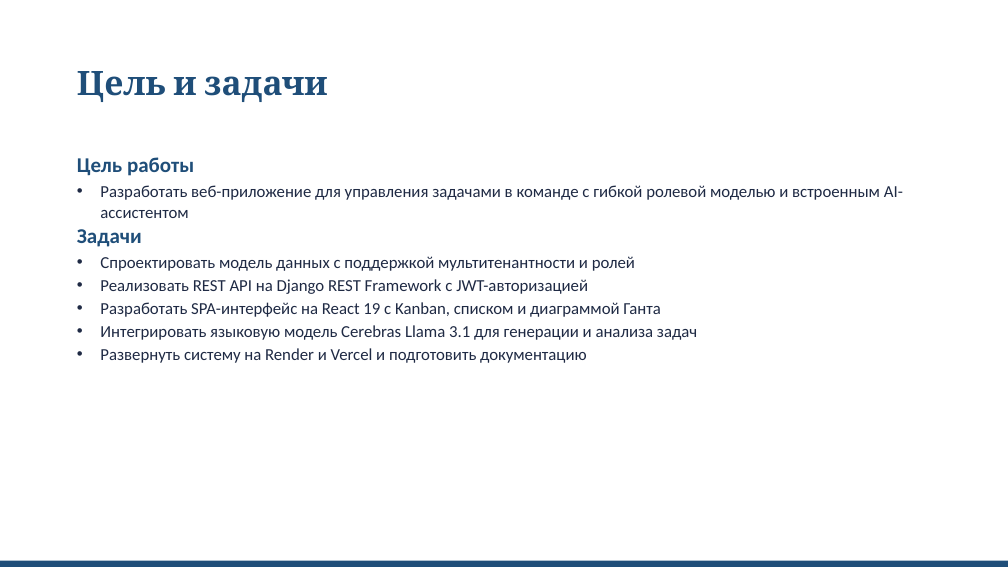
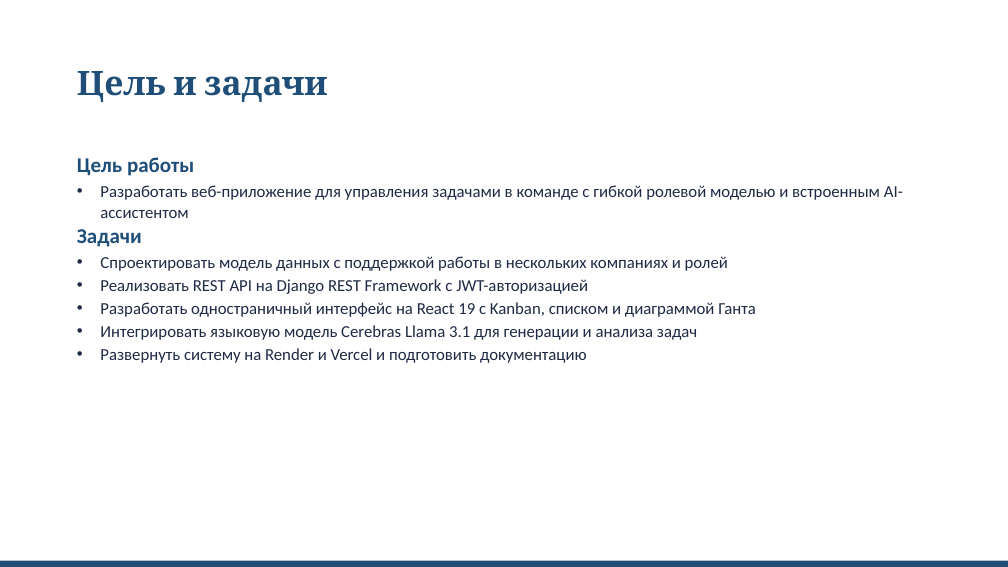
Before and after one commit to dizzy-166/Task-Scheduler, a slide deck: slide 3 of Documentation/Поток_Презентация.pptx. Drawn at 1008x567 pixels with LibreOffice and Linux fonts; fonts in the diff are those of the drawing. Boxes give left, top, right and bottom in pixels: in the first picture for what was removed or moved away, otherwise in the second. Text is boxed around its words. In the diff, an @@ line names an element or a change of style, - is before the commit and + after.

```diff
--- a/Documentation/Поток_Презентация.pptx
+++ b/Documentation/Поток_Презентация.pptx
@@ text at (100, 256, 728, 271): text changed @@
-• Спроектировать модель данных с поддержкой мультитенантности и ролей
+• Спроектировать модель данных с поддержкой работы в нескольких компаниях и ролей
@@ text at (100, 302, 756, 317): text changed @@
-• Разработать SPA-интерфейс на React 19 с Kanban, списком и диаграммой Ганта
+• Разработать одностраничный интерфейс на React 19 с Kanban, списком и диаграммой Ганта
```
Also in this commit, not shown: 8 other slides changed, 1 other file.
